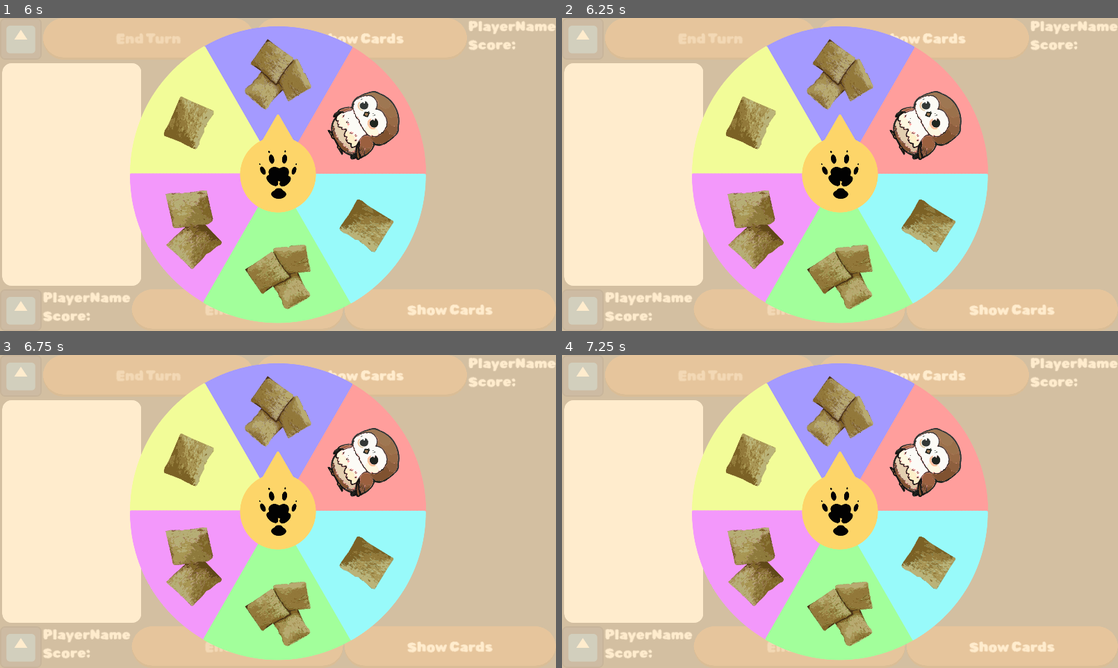
Above: before the commit, frames 1-4 (two rows, left to right).
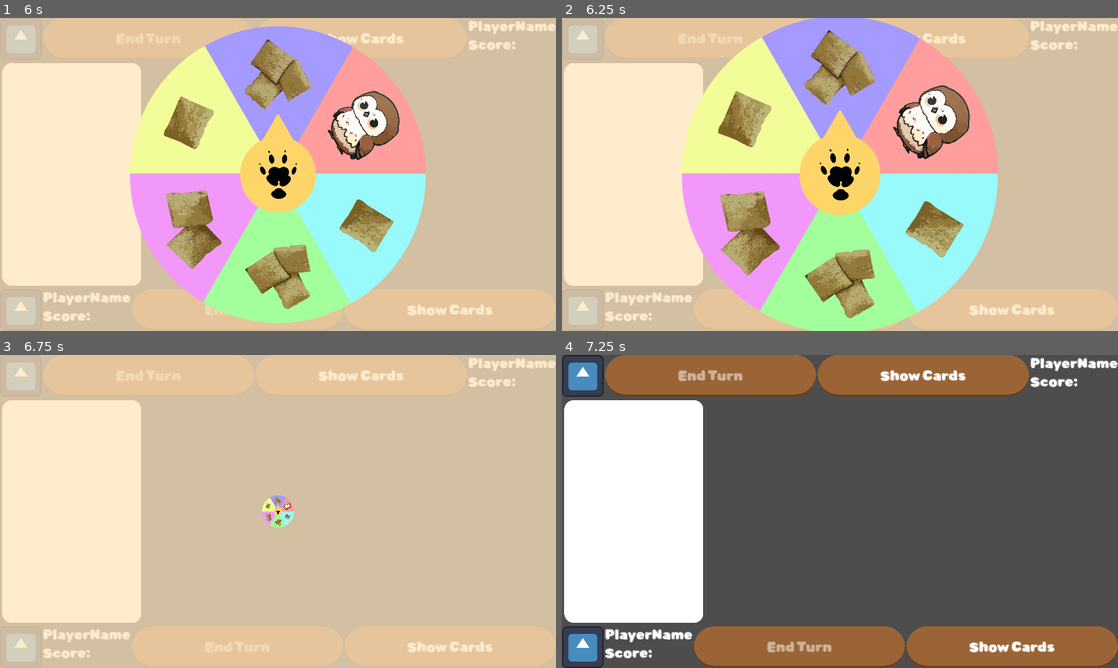
Above: after the commit, the same moments.

Repository: ElQDuck/guinea-piggies
Game: Godot game, scene res://scenes/game.tscn
Same seed, same stepped clock (60 frames per second), same inputs: the game is played once before the commit and once after it. This scene is started directly instead of the project's main scene. The engine's default icon, where the game draws it, is replaced by a stand-in: a white triangle on a blue panel in a dark square.
Inputs (mouse positions are in pixels of both pictures, inside the frame that each line leads up to):
- Up to frame 1 (6 s): click "OK" at 0.5 s; click "Show Cards" at 1.25 s; click (72, 174) at 2 s; click "Show Cards" at 2.75 s; click (72, 174) at 3.5 s; click "Show Cards" at 4.25 s; click (72, 174) at 5 s
- Up to frame 2 (6.25 s): no input
- Up to frame 3 (6.75 s): no input
- Up to frame 4 (7.25 s): no input

Frame 1 is identical in both runs. In frame 2, 13% of the frame differs, in the area x 21-79%, y 0-100%; in frame 3, 40%; in frame 4, 100%, in the area x 0-100%, y 0-100%.
Error in both runs: Invalid access to property or key 'primary' on a base object of type 'Dictionary'. (res://scripts/player.gd:44)

Commit message:
feat: nice animations

Diff:
--- a/scenes/dice_selection.gd
+++ b/scenes/dice_selection.gd
@@ -30,13 +30,31 @@
 func _handle_start_wheel_button_pressed():
 	# Make the dice buttons invisible
 	dice_select_panel.set_visible(false)
+
 	# Resize to 0 to scale up with tween to get a pop up effect
 	fortune_wheel.set_scale(Vector2(0, 0))
 	fortune_wheel.set_visible(true)
 
-	# Scaling up with tween
+	# Scaling up
 	var scale_up_tween = create_tween()
 	scale_up_tween.tween_property(fortune_wheel, "scale", Vector2(1, 1), 0.7).set_ease(Tween.EASE_OUT).set_trans(Tween.TRANS_BACK)
 
+	# Get random number for wheel result
+	var random_num = randi() % 6 + 1
+
 	# Spin the wheel
-	fortune_wheel.spin(3)
+	fortune_wheel.spin(random_num)
+	await get_tree().create_timer(5.5).timeout
+
+	# Scaling down
+	var scale_down_tween = create_tween()
+	scale_down_tween.tween_property(fortune_wheel, "scale", Vector2(0, 0), 0.7).set_ease(Tween.EASE_IN).set_trans(Tween.TRANS_BACK)
+	await scale_down_tween.finished
+
+	# Reset this UI to the initial visibility
+	dice_select_panel.set_visible(true)
+	fortune_wheel.set_visible(false)
+	self.set_visible(false)
+
+	# Trigger a signal with the wheel result
+	# TODO
